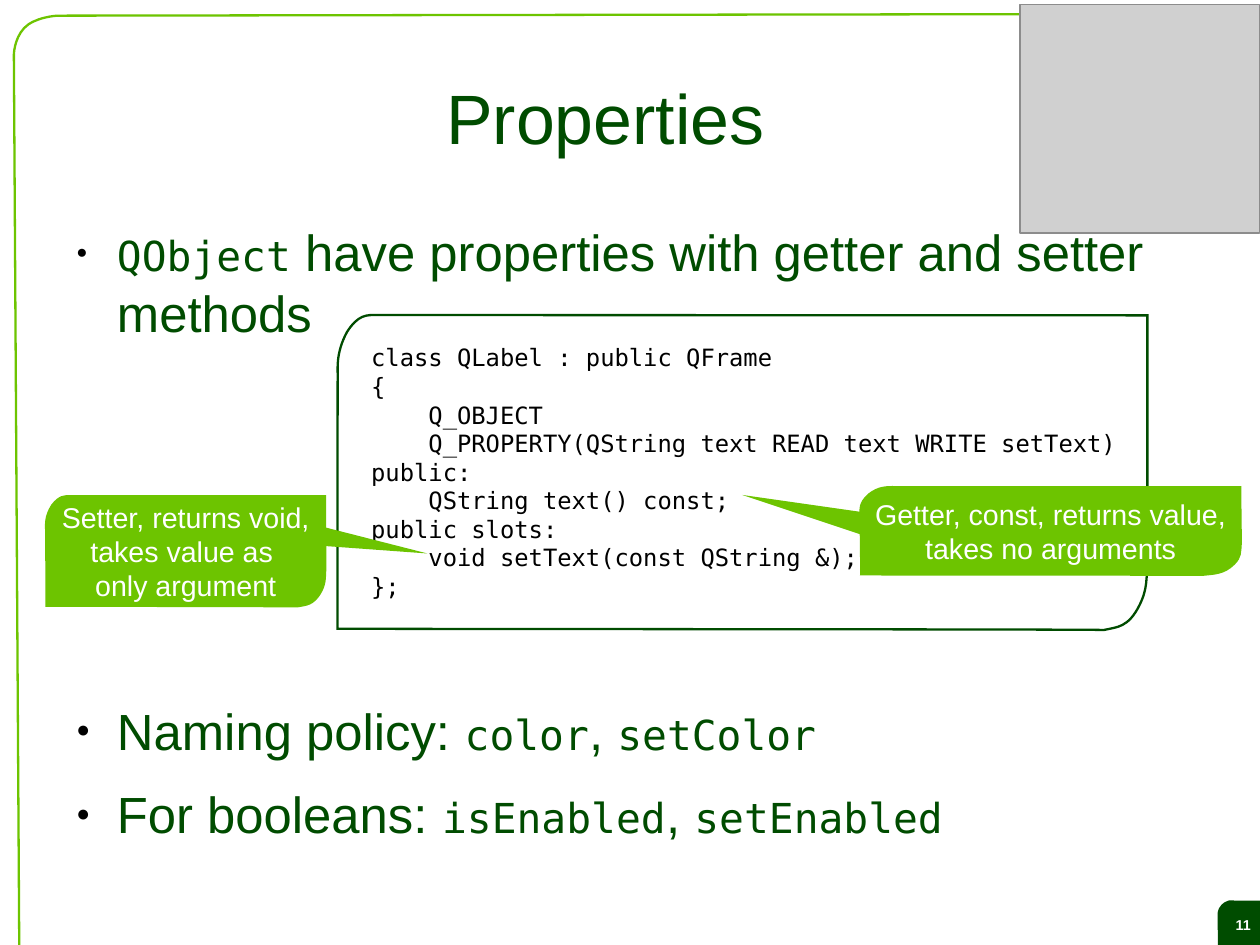
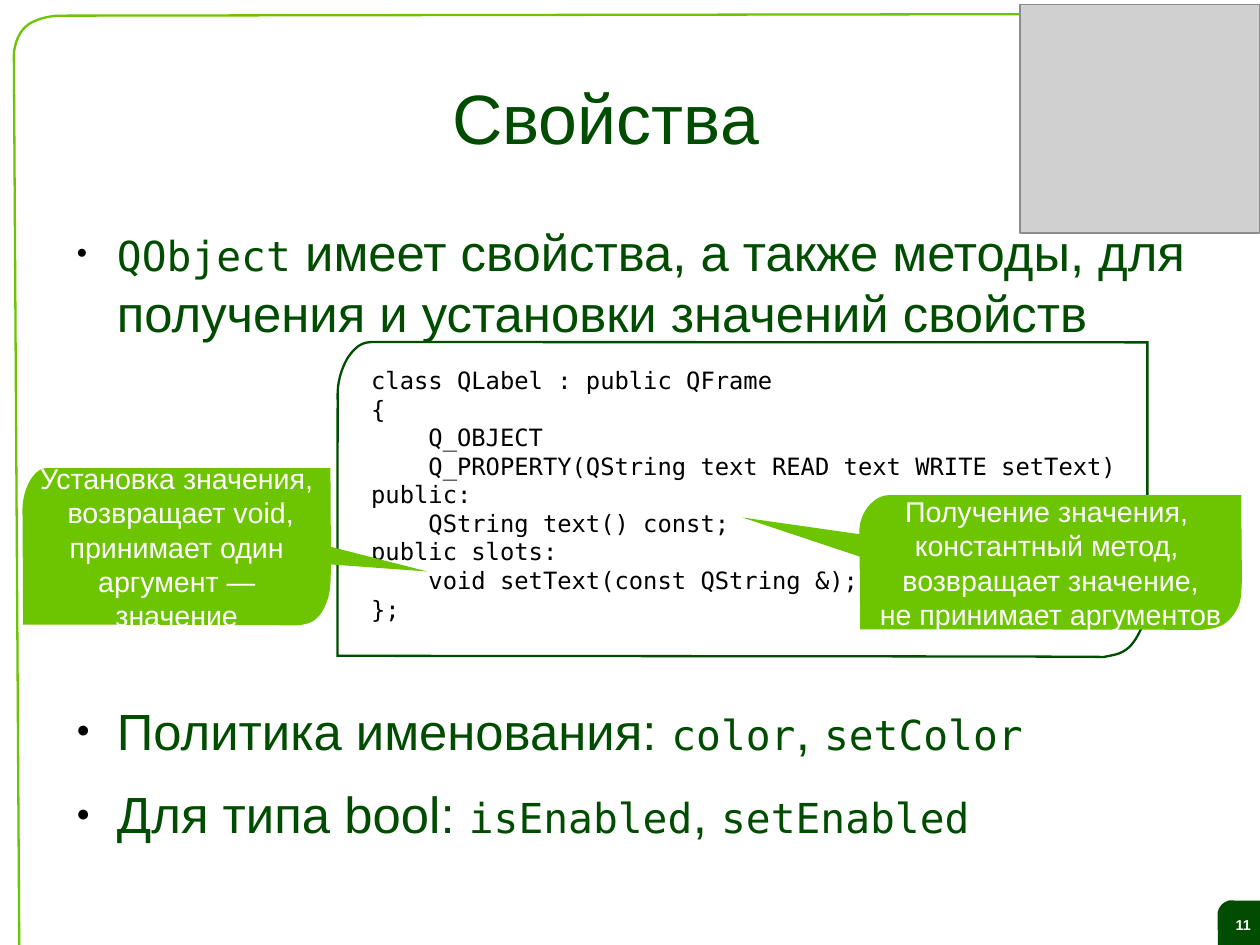
Before and after one commit to saa/qecm, a slide deck: slide 11 of Lectures and Exercises/L02 - The Qt object model and the signal slot concept/L2 Slides.odp. Drawn at 1260x945 pixels with LibreOffice and Linux fonts; fonts in the diff are those of the drawing; grey boxes stand for pictures; background and template pictures are left out. Boxes give left, top, right and bottom in pixels: in the first picture for what was removed or moved away, otherwise in the second. Text is boxed around its words. In the diff, an @@ line names an element or a change of style, - is before the commit and + after.

```diff
--- a/Lectures and Exercises/L02 - The Qt object model and the signal slot concept/L2 Slides.odp
+++ b/Lectures and Exercises/L02 - The Qt object model and the signal slot concept/L2 Slides.odp
@@ title at (x1=452, y1=92, x2=759, y2=145): text changed @@
-Properties
+Свойства
@@ text at (x1=117, y1=231, x2=1185, y2=843): text changed @@
-● QObject have properties with getter and setter methods
-● Naming policy: color, setColor
-● For booleans: isEnabled, setEnabled
+● QObject имеет свойства, а также методы, для получения и установки значений свойств
+● Политика именования: color, setColor
+● Для типа bool: isEnabled, setEnabled
@@ 2 freeform shapes, 1 text moved together from (x1=337, y1=316, x2=1148, y2=631) to (x1=337, y1=342, x2=1148, y2=657) @@
@@ freeform shape "Установка значения," resized from (x1=45, y1=495, x2=326, y2=607) to (x1=23, y1=468, x2=332, y2=625) @@
@@ text in freeform shape at (x1=40, y1=467, x2=313, y2=632): text changed @@
-Setter, returns void,
-takes value as
-only argument
+Установка значения,
+возвращает void,
+принимает один
+аргумент — значение
@@ freeform shape "Получение значения," resized from (x1=860, y1=486, x2=1243, y2=576) to (x1=860, y1=495, x2=1243, y2=630) @@
@@ text in freeform shape at (x1=880, y1=502, x2=1221, y2=631): text changed @@
-Getter, const, returns value,
-takes no arguments
+Получение значения,
+константный метод,
+возвращает значение,
+не принимает аргументов
@@ freeform shape moved from (x1=304, y1=523, x2=428, y2=555) to (x1=304, y1=540, x2=428, y2=572) @@
```
Also in this commit, not shown: 39 other slides changed, 19 slides added, 19 slides removed, 1 other file.
